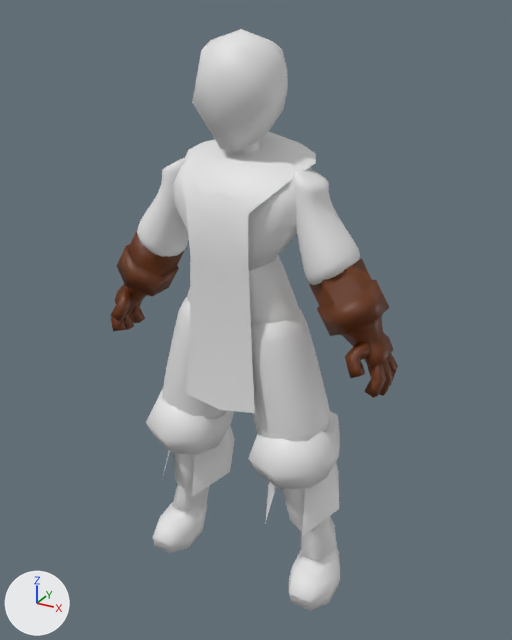
The Blender file 3d-hack&slash/Models/player.blend, before and after one commit.
Rendered twice from a 50 mm lens placed at (5.24, -9.1, 9.12), pointed at (0.14, 0.17, 4.49). The lights are fixed; the arrows at lower left show +X, +Y and +Z. The older version comes first.
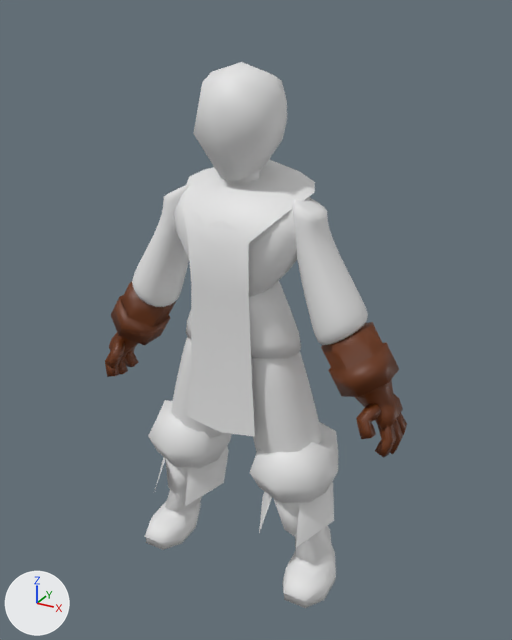
What differs and where, as boxes (x1, y1, x2, y2) in the pictures (512 x 640 px):
'Plane.001', moved: before (179, 131, 316, 413); after (180, 160, 315, 437)
'Circle', moved: before (115, 231, 393, 369); after (109, 282, 403, 430)
'Cylinder', moved, rescaled (13% shorter): before (153, 426, 340, 611); after (145, 447, 336, 608)
'Cube.003', moved, rescaled: before (162, 297, 331, 441); after (171, 337, 322, 453)
'Cube', moved: before (192, 29, 288, 152); after (193, 62, 287, 182)
'Arms', added: after (132, 185, 368, 345)
'Cube.004', moved, rescaled: before (146, 388, 340, 489); after (148, 400, 338, 503)
'Cube.005', deleted: before (137, 158, 360, 285)
'Cube.001', moved: before (173, 167, 312, 271); after (174, 185, 311, 297)
'Cube.002', moved, rescaled (8% taller): before (187, 255, 299, 327); after (186, 281, 301, 359)
'Plane', moved: before (111, 290, 398, 398); after (105, 338, 407, 458)

The change, as a list of edits to the scene's bpy script:
```text
Add me_cube_006_1:
    me_cube_006_1.from_pydata([(1.4, -0.52, 4.78), (0.85, -0.33, 7.11), (1.4, 0.52, 4.78), (0.85, 0.33, 7.11), (2.17, -0.52, 5.28), (1.38, -0.33, 6.83), (2.17, 0.52, 5.28), (1.38, 0.33, 6.83), (1.27, -0.53, 5.04), (1.27, 0.53, 5.04), (2.05, 0.53, 5.55), (2.05, -0.53, 5.55), (0.93, -0.39, 6.3), (0.93, 0.39, 6.3), (1.34, 0.39, 6.62), (1.34, -0.39, 6.62)], [], [(12, 1, 3, 13), (13, 3, 7, 14), (14, 7, 5, 15), (15, 5, 1, 12), (2, 6, 4, 0), (7, 3, 1, 5), (4, 11, 8, 0), (6, 10, 11, 4), (2, 9, 10, 6), (0, 8, 9, 2), (11, 15, 12, 8), (10, 14, 15, 11), (9, 13, 14, 10), (8, 12, 13, 9)])
    me_cube_006_1.polygons.foreach_set('use_smooth', [True] * 14)
Change ob_circle:
    ob_circle.location: (0.0, 0.0, 0.0) -> (0.23, 0.0, -0.96)
Change ob_plane:
    ob_plane.location: (0.0, 0.0, 0.0) -> (0.23, 0.0, -0.96)
Change ob_cube_001:
    ob_cube_001.location: (0.0, 0.0, 0.0) -> (0.0, 0.0, -0.42)
Change ob_cube_002:
    ob_cube_002.location: (0.0, 0.0, 0.0) -> (0.0, 0.0, -0.42)
    ob_cube_002.scale: (1.0, 1.0, 1.0) -> (1.0, 1.1, 1.0)
Change ob_cube_003:
    ob_cube_003.location: (0.0, 0.0, 0.0) -> (0.0, 0.0, -0.09)
    ob_cube_003.scale: (1.0, 1.0, 1.0) -> (0.906, 0.906, 0.906)
Change ob_cube_004:
    ob_cube_004.location: (0.0, 0.0, 0.0) -> (0.0, 0.0, -0.3)
    ob_cube_004.scale: (1.0, 1.0, 1.0) -> (1.0, 0.94, 1.0)
Remove ob_cube_005:
    ob_cube_005 = bpy.data.objects.new('Cube.005', me_cube_006)
    ob_cube_005.location = (0.0, 0.0, 0.0)
    _m = ob_cube_005.modifiers.new('Subdivision', 'SUBSURF')
    _m = ob_cube_005.modifiers.new('Mirror', 'MIRROR')
    _m.mirror_object = ob_cube_001
Change ob_cylinder:
    ob_cylinder.location: (0.0, 0.0, 0.0) -> (0.0, -0.22, 0.19)
    ob_cylinder.scale: (1.0, 1.0, 1.0) -> (1.0, 1.0, 0.784)
Change ob_plane_001:
    ob_plane_001.location: (0.0, 0.0, 0.0) -> (0.0, 0.0, -0.42)
Change ob_cube:
    ob_cube.location: (0.0, 0.0, 0.0) -> (0.0, 0.0, -0.42)
Add ob_arms:
    ob_arms = bpy.data.objects.new('Arms', me_cube_006_1)
    ob_arms.location = (0.0, 0.0, -0.42)
    _m = ob_arms.modifiers.new('Subdivision', 'SUBSURF')
    _m = ob_arms.modifiers.new('Mirror', 'MIRROR')
    _m.mirror_object = ob_cube_001
```
